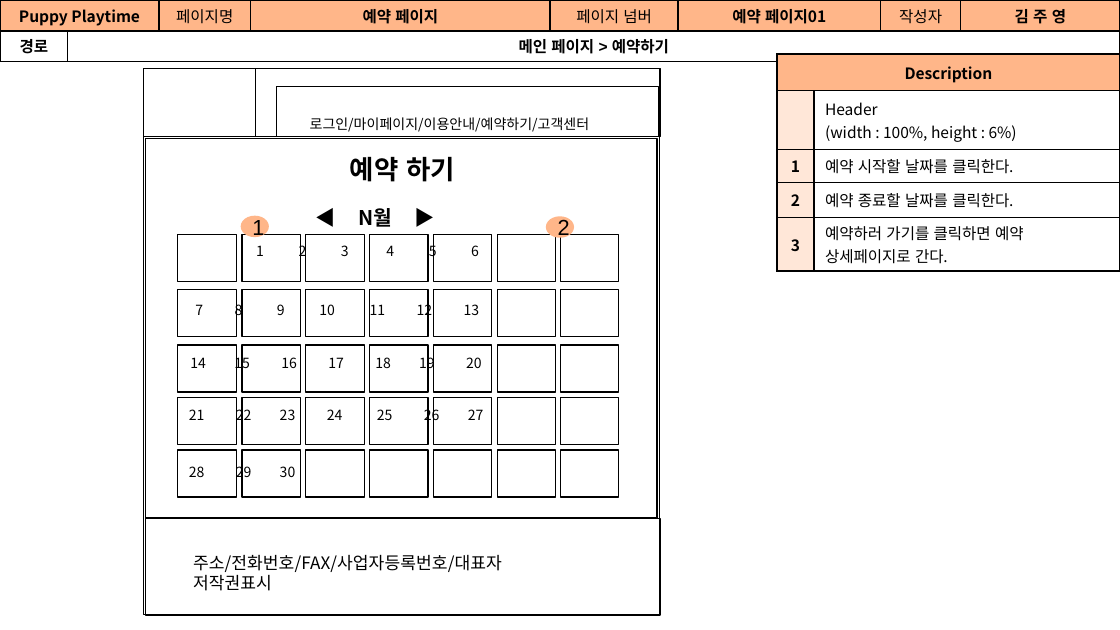
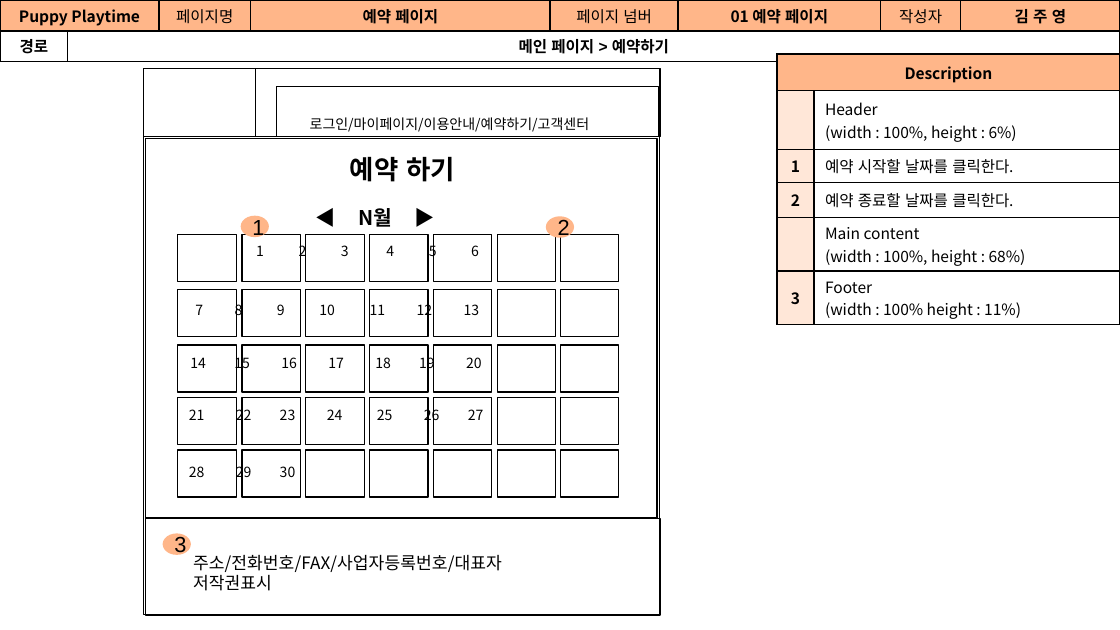
Before and after one commit to Jogging-Kim-Chaebak/PuppyPlaytime, a slide deck: slide 28 of 프로젝트 산출물/9. 스토리보드/Puppy Playtime 사용자 스토리보드.pptx (slide 29 before the commit). Drawn at 1120x630 pixels with LibreOffice and Linux fonts; fonts in the diff are those of the drawing. Boxes give left, top, right and bottom in pixels: in the first picture for what was removed or moved away, otherwise in the second. Text is boxed around its words. In the diff, an @@ line names an element or a change of style, - is before the commit and + after.

```diff
--- a/프로젝트 산출물/9. 스토리보드/Puppy Playtime 사용자 스토리보드.pptx
+++ b/프로젝트 산출물/9. 스토리보드/Puppy Playtime 사용자 스토리보드.pptx
@@ table at <box>0,0,1119,58</box> @@
-row 1, column 6: 예약 페이지01
+row 1, column 6: 01 예약 페이지
@@ table at <box>776,54,1119,323</box> @@
-row 5: 3 | 예약하러 가기를 클릭하면 예약 상세페이지로 간다.
+row 5:  | Main content / (width : 100%, height : 68%)
+row 6: 3 | Footer / (width : 100% height : 11%)
@@ ellipse added at <box>165,534,189,552</box>, fill #FFB689, outline #FFB689 2 pt, 14 pt, text #000000 @@
+3
```
Also in this commit, not shown: 12 other slides changed, 4 slides removed, 3 other files.
